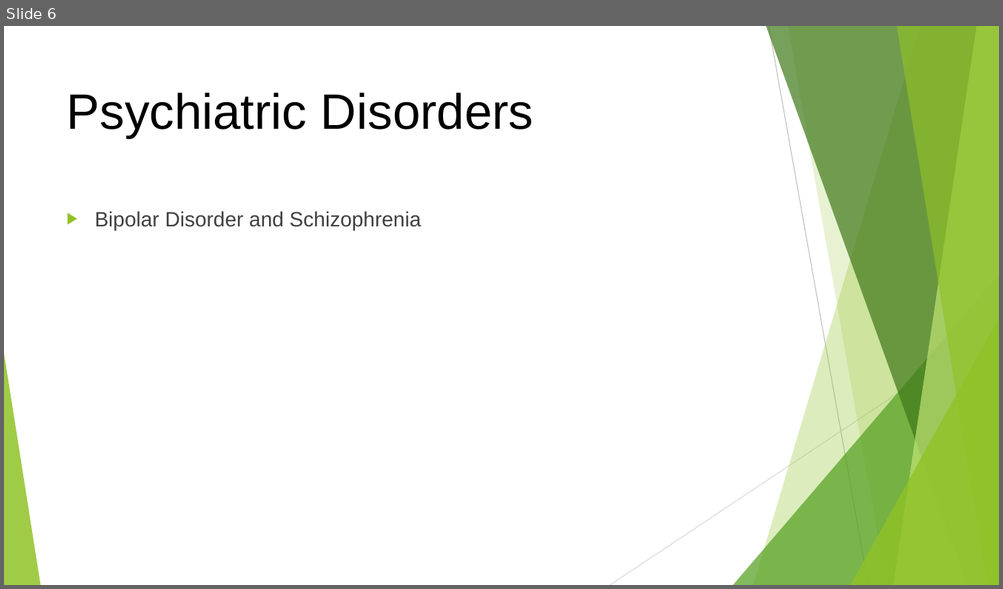
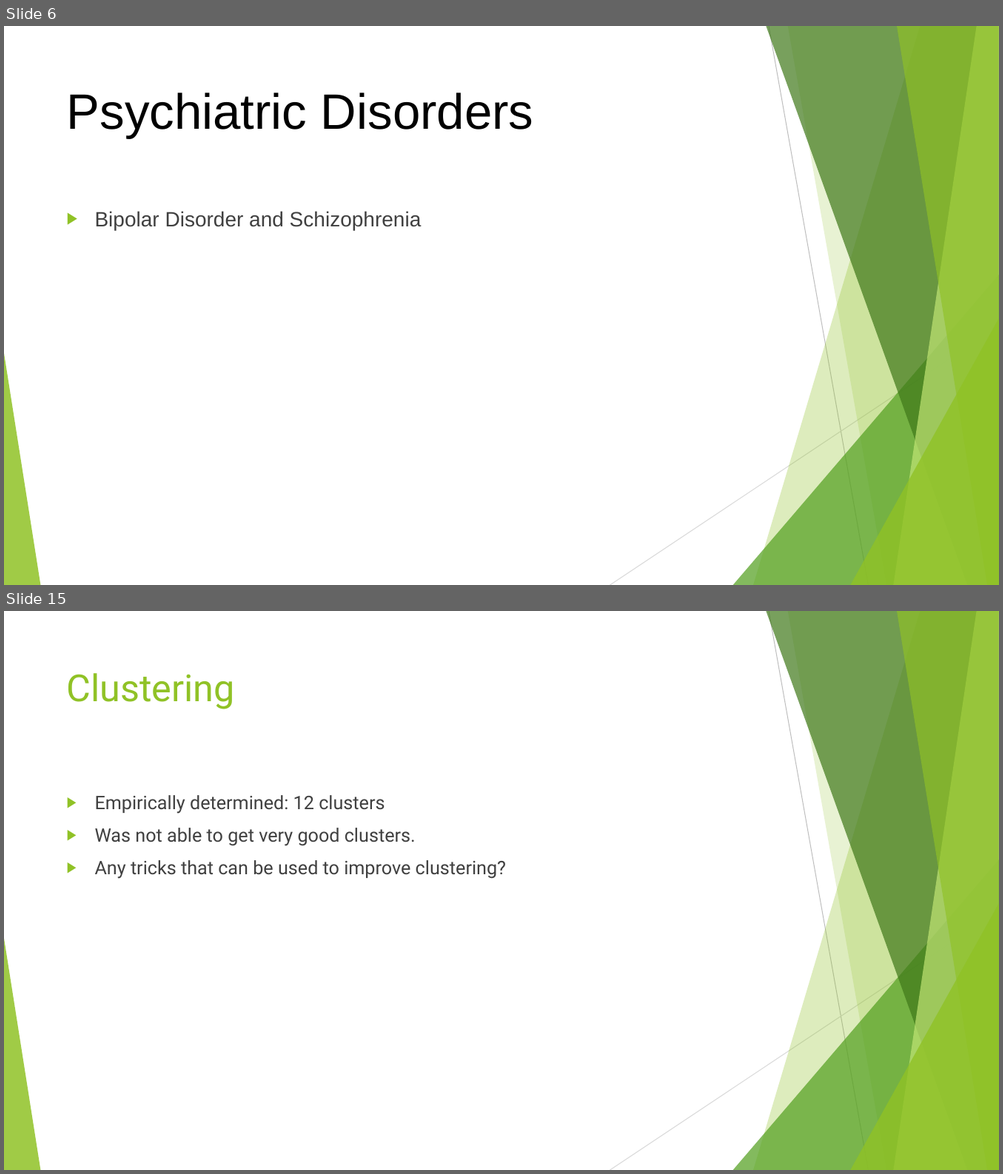
Before and after one commit to danyi1998/FYP, a slide deck: others/FYP Topic Presentation.pptx. Shown one above the other, each under a label of ours: slide 6 before the commit, slides 6 and 15 after it; the slides between them are not shown. The pictures are 1003x589 and 1003x1174 pixels, drawn with LibreOffice and Linux fonts; fonts in the diff are those of the drawing. Boxes give left, top, right and bottom in pixels: in the first picture for what was removed or moved away, otherwise in the second. Text is boxed around its words. In the diff, an @@ line names an element or a change of style, - is before the commit and + after.

```diff
--- a/others/FYP Topic Presentation.pptx
+++ b/others/FYP Topic Presentation.pptx
@@ slide 15 added at (4, 611, 999, 1170), background #FFFFFF; not listed: 10 template elements that a slide beside it also shows @@
@@ title added at (67, 673, 235, 709), 36 pt, text #90C226 @@
+Clustering
@@ text added at (95, 795, 506, 879), 18 pt, text #404040 @@
+▶ Empirically determined: 12 clusters
+▶ Was not able to get very good clusters.
+▶ Any tricks that can be used to improve clustering?
```
Also in this commit, not shown: 18 other slides added.
